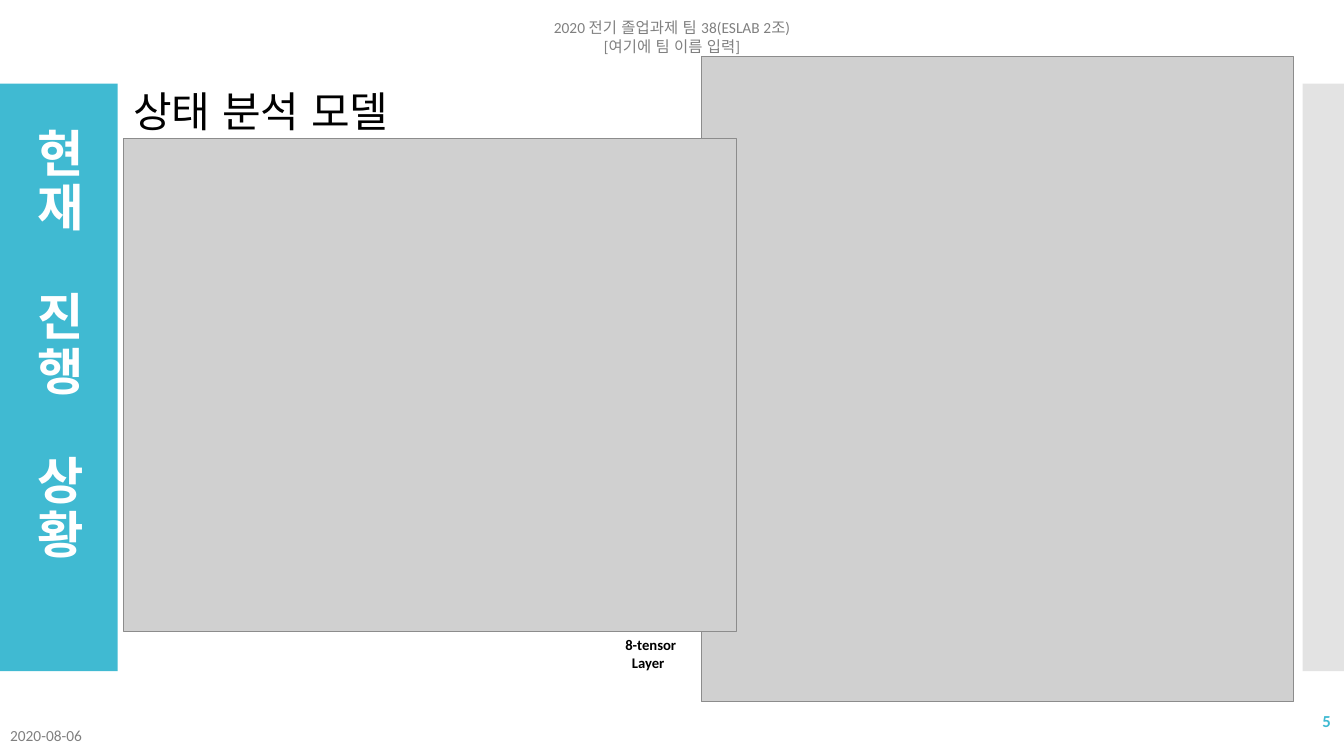
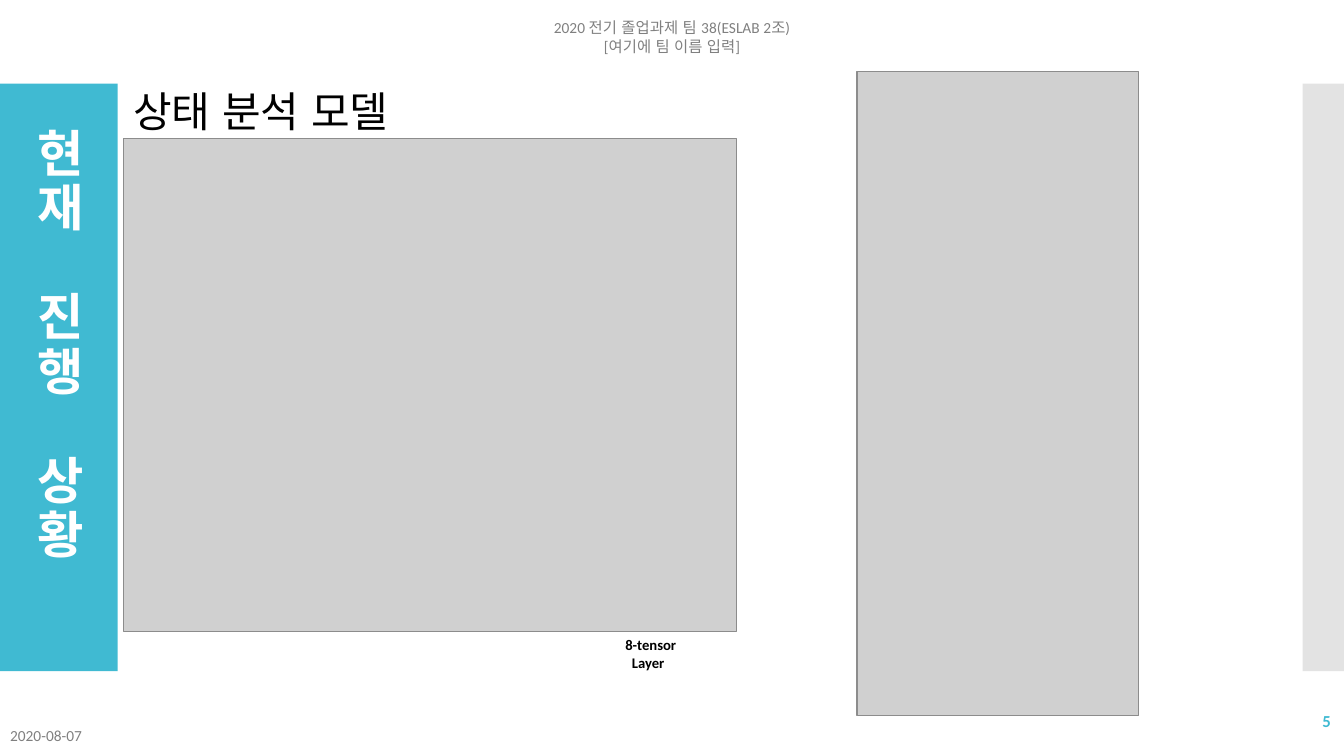
Before and after one commit to NgaAdrain/TEAM_Enter_Text_Here, a slide deck: slide 5 of Reports/발표/졸업과제 여섯번째 발표 2조.pptx. Drawn at 1344x756 pixels with LibreOffice and Linux fonts; fonts in the diff are those of the drawing; grey boxes stand for pictures. Boxes give left, top, right and bottom in pixels: in the first picture for what was removed or moved away, otherwise in the second. Text is boxed around its words. In the diff, an @@ line names an element or a change of style, - is before the commit and + after.

```diff
--- a/Reports/발표/졸업과제 여섯번째 발표 2조.pptx
+++ b/Reports/발표/졸업과제 여섯번째 발표 2조.pptx
@@ picture removed at (x1=702, y1=56, x2=1295, y2=702) @@
@@ picture added at (x1=857, y1=72, x2=1138, y2=716) @@
@@ text at (x1=10, y1=730, x2=82, y2=741): text changed @@
-2020-08-06
+2020-08-07
```
Also in this commit, not shown: 11 other slides changed, 2 slides removed, 1 other file.
